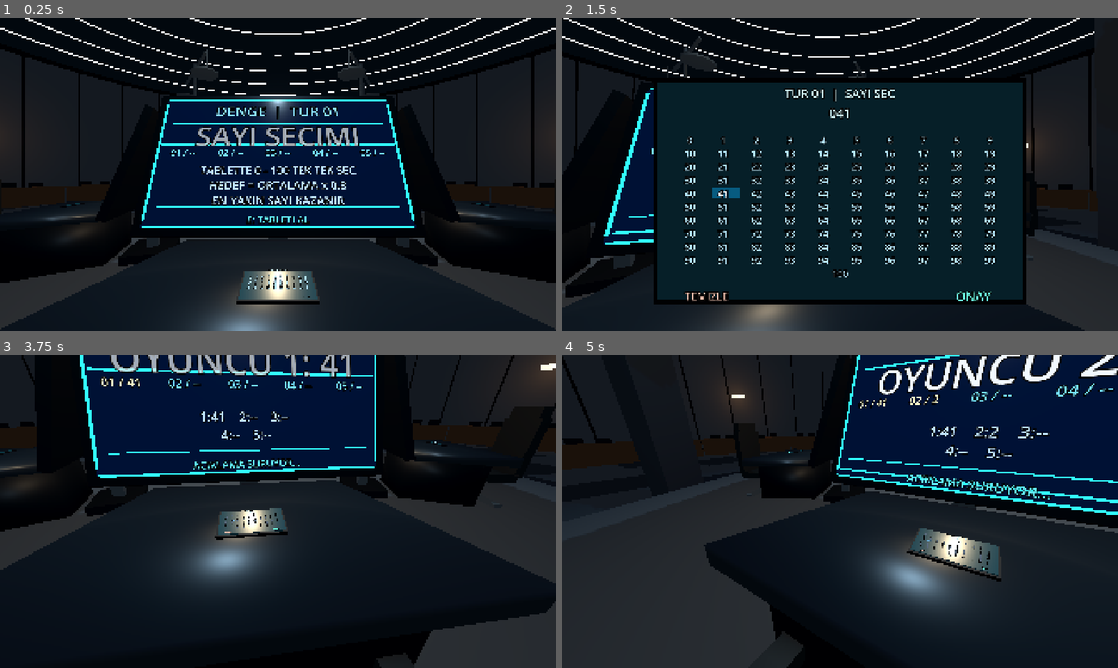
Above: before the commit, frames 1-4 (two rows, left to right).
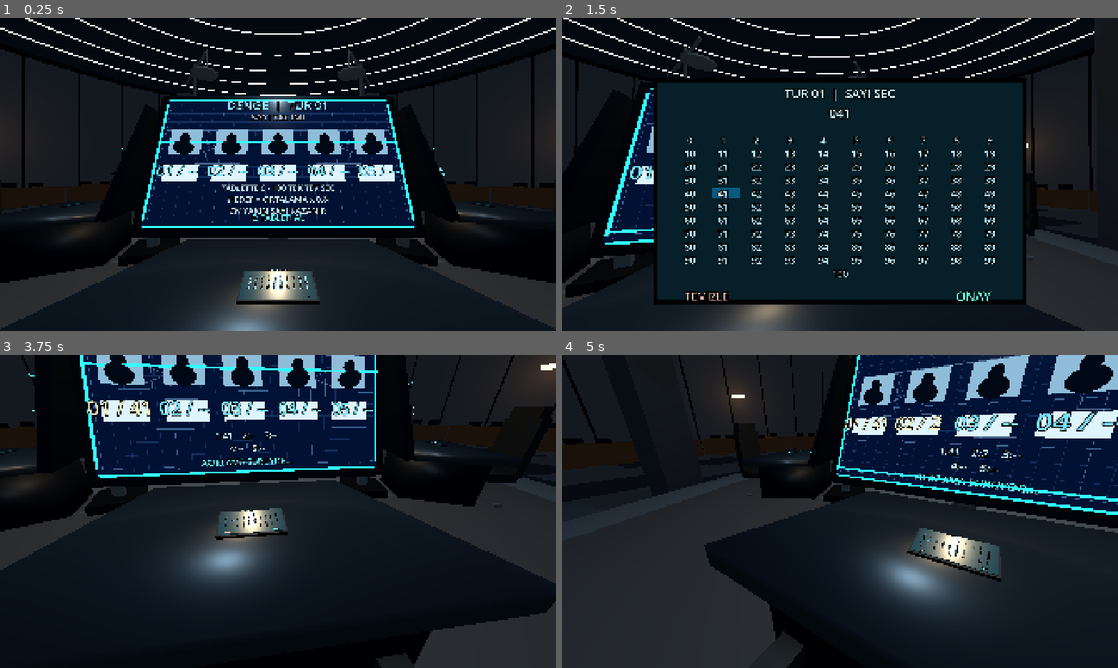
Above: after the commit, the same moments.

Repository: SerkanAydin06/DENGE
Game: Godot game, scene res://scenes/game_room.tscn
Two runs of this game, one before a commit and one after it. Both use one fixed random seed, a clock stepped at 60 frames per second and the inputs below.
Inputs (mouse positions are in pixels of both pictures, inside the frame that each line leads up to):
- Up to frame 1 (0.25 s): no input
- Up to frame 2 (1.5 s): tap Enter at 0.5 s; move the mouse to (867, 174) at 0.52 s; tap E at 0.6 s; click (867, 174) at 0.67 s; move the mouse to (728, 190) at 1.27 s; tap 0 at 1.35 s; click (728, 190) at 1.42 s
- Up to frame 3 (3.75 s): tap Space at 2, 3.5 s; move the mouse to (333, 442) at 2.02 s; tap 9 at 2.1 s; click (333, 442) at 2.17 s; tap Enter at 2.75, 3.6 s; move the mouse to (250, 574) at 2.77 s; tap Backspace at 2.85 s; click (250, 574) at 2.92 s; move the mouse to (316, 514) at 3.52 s; click (316, 514) at 3.67 s
- Up to frame 4 (5 s): move the mouse to (795, 508) at 4.27 s; tap Keypad Enter at 4.35 s; click (795, 508) at 4.42 s

The runs differ from the first frame. In frame 1, 8.2% of the frame differs, in the area x 20-80%, y 26-66%; in frame 2, 0.5%; in frame 3, 8.2%; in frame 4, 9.8%, in the area x 44-100%, y 0-48%.

Commit message:
Mount original blueprint graphic behind large monitor typography and align five white player number windows

Diff:
--- a/scenes/props/player_station.tscn
+++ b/scenes/props/player_station.tscn
@@ -12,6 +12,7 @@
 [ext_resource type="Material" path="res://assets/materials/monitor_cyan.tres" id="m_monitor_cyan"]
 [ext_resource type="Material" path="res://assets/materials/tablet_selection.tres" id="m_tablet_select"]
 [ext_resource type="PackedScene" uid="uid://bha7yuu3layx0" path="res://scenes/props/balance_scale.tscn" id="rear_balance_scale"]
+[ext_resource type="PackedScene" path="res://scenes/props/monitor_blueprint.tscn" id="m_blueprint"]
 
 [sub_resource type="BoxMesh" id="b_Seat"]
 size = Vector3(0.7, 0.13, 0.62)
@@ -940,80 +941,84 @@
 material_override = ExtResource("m_monitor_cyan")
 
 [node name="HeadingDivider" type="MeshInstance3D" parent="ResultDisplay/ResultMonitor"]
+visible = false
 position = Vector3(0, 0.37, 0.070)
 mesh = SubResource("b_MonitorDivider")
 material_override = ExtResource("m_monitor_cyan")
 
 [node name="FooterDivider" type="MeshInstance3D" parent="ResultDisplay/ResultMonitor"]
+visible = false
 position = Vector3(0, -0.49, 0.070)
 mesh = SubResource("b_MonitorDivider")
 material_override = ExtResource("m_monitor_cyan")
 
 [node name="ResultTitle" type="Label3D" parent="ResultDisplay/ResultMonitor" unique_id=1341817703]
-position = Vector3(0, 0.52, 0.082)
-pixel_size = 0.00225
-font_size = 70
+position = Vector3(0, 0.55, 0.14)
+pixel_size = 0.00175
+font_size = 72
 modulate = Color(0.55, 0.90, 1, 1)
 
 [node name="ResultBody" type="Label3D" parent="ResultDisplay/ResultMonitor" unique_id=1644202936]
-position = Vector3(0, 0.225, 0.082)
-pixel_size = 0.00265
-font_size = 110
+position = Vector3(0, 0.407, 0.14)
+pixel_size = 0.00165
+font_size = 59
 modulate = Color(0.95, 0.98, 1, 1)
 
 [node name="PlayerReadouts" type="Node3D" parent="ResultDisplay/ResultMonitor"]
 
 [node name="Player_1" type="Label3D" parent="ResultDisplay/ResultMonitor/PlayerReadouts"]
-position = Vector3(-0.92, 0.035, 0.088)
-text = "01 / --"
-font_size = 56
-pixel_size = 0.0016
+position = Vector3(-0.92, -0.17, 0.14)
+text = "--"
+font_size = 78
+pixel_size = 0.0018
 modulate = Color(0.50, 0.89, 0.99, 1)
 
 [node name="Player_2" type="Label3D" parent="ResultDisplay/ResultMonitor/PlayerReadouts"]
-position = Vector3(-0.46, 0.035, 0.088)
-text = "02 / --"
-font_size = 56
-pixel_size = 0.0016
+position = Vector3(-0.46, -0.17, 0.14)
+text = "--"
+font_size = 78
+pixel_size = 0.0018
 modulate = Color(0.50, 0.89, 0.99, 1)
 
 [node name="Player_3" type="Label3D" parent="ResultDisplay/ResultMonitor/PlayerReadouts"]
-position = Vector3(0, 0.035, 0.088)
-text = "03 / --"
-font_size = 56
-pixel_size = 0.0016
+position = Vector3(0, -0.17, 0.14)
+text = "--"
+font_size = 78
+pixel_size = 0.0018
 modulate = Color(0.50, 0.89, 0.99, 1)
 
 [node name="Player_4" type="Label3D" parent="ResultDisplay/ResultMonitor/PlayerReadouts"]
-position = Vector3(0.46, 0.035, 0.088)
-text = "04 / --"
-font_size = 56
-pixel_size = 0.0016
+position = Vector3(0.46, -0.17, 0.14)
+text = "--"
+font_size = 78
+pixel_size = 0.0018
 modulate = Color(0.50, 0.89, 0.99, 1)
 
 [node name="Player_5" type="Label3D" parent="ResultDisplay/ResultMonitor/PlayerReadouts"]
-position = Vector3(0.92, 0.035, 0.088)
-text = "05 / --"
-font_size = 56
-pixel_size = 0.0016
+position = Vector3(0.92, -0.17, 0.14)
+text = "--"
+font_size = 78
+pixel_size = 0.0018
 modulate = Color(0.50, 0.89, 0.99, 1)
 
 [node name="ResultDetails" type="Label3D" parent="ResultDisplay/ResultMonitor"]
-position = Vector3(0, -0.29, 0.082)
+position = Vector3(0, -0.435, 0.14)
 text = "HEDEF = ORTALAMA x 0.8"
-font_size = 56
-pixel_size = 0.00185
+font_size = 46
+pixel_size = 0.00155
 line_spacing = 1.4
 modulate = Color(0.76, 0.9, 1, 1)
 
 [node name="ResultFooter" type="Label3D" parent="ResultDisplay/ResultMonitor"]
-position = Vector3(0, -0.605, 0.082)
-text = "E: TABLETI AC"
-font_size = 48
-pixel_size = 0.00175
+position = Vector3(0, -0.594, 0.14)
+text = "E: TABLETI AL"
+font_size = 46
+pixel_size = 0.00150
 modulate = Color(0.39, 0.94, 0.98, 1)
 
 [node name="MonitorSweep" type="MeshInstance3D" parent="ResultDisplay/ResultMonitor"]
-position = Vector3(0, 0.60, 0.073)
+position = Vector3(0, 0.60, 0.135)
 mesh = SubResource("b_MonitorSweep")
 material_override = ExtResource("m_monitor_cyan")
+
+[node name="MonitorBlueprint" parent="ResultDisplay/ResultMonitor" instance=ExtResource("m_blueprint")]
